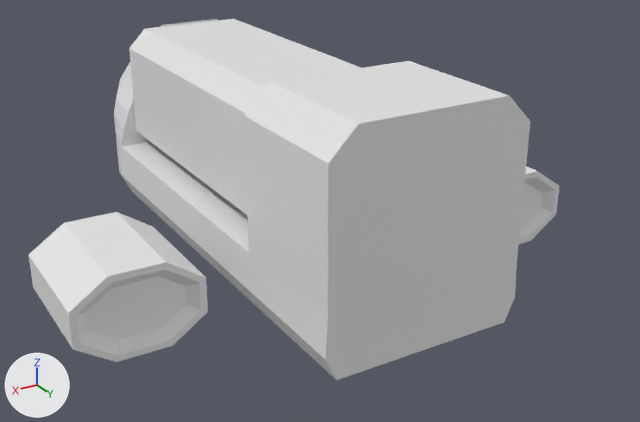
Before and after pictures for a commit that changed the Blender file animation-production.blend.
One viewpoint serves both versions: a 50 mm lens placed at (14.1, 26.8, 15.6), pointed at (-1.0, 1.7, 3.0). Arrows for +X, +Y and +Z are at lower left; the lights stay in place.

The older version as bpy lines, for what is in view:
```python
me_cube = bpy.data.meshes.new('Cube')
me_cube.from_pydata(...)  # 48 vertices, 42 faces; spans x 5.05..9.11, y 1.07..5.28, z 1.61..4.36
me_cube_002 = bpy.data.meshes.new('Cube.002')
me_cube_002.from_pydata(...)  # 12 vertices, 7 faces; spans x 0.0..2.64, y -1.0..10.52, z -1.0..3.75
me_cube_003 = bpy.data.meshes.new('Cube.003')
me_cube_003.from_pydata(...)  # 48 vertices, 36 faces; spans x 0.0..3.4, y -4.5..17.2, z -4.4..2.9
ob_cargo_container = bpy.data.objects.new('Cargo Container', me_cube_002)
ob_cargo_container.location = (0.0, -5.89, 4.62)
_m = ob_cargo_container.modifiers.new('Mirror', 'MIRROR')
_m.use_clip = True
ob_cube = bpy.data.objects.new('Cube', me_cube)
ob_cube.location = (0.0, 0.0, 0.0)
_m = ob_cube.modifiers.new('Mirror', 'MIRROR')
ob_ship_main = bpy.data.objects.new('Ship Main', me_cube_003)
ob_ship_main.location = (0.0, -7.92, 6.0)
_m = ob_ship_main.modifiers.new('Mirror', 'MIRROR')
_m.use_clip = True
```
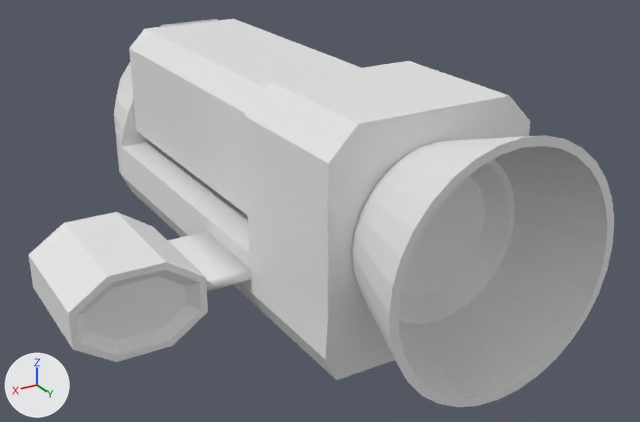
Pixel boxes [x1, y1, x2, y2] of what changed, in the pictures (640 x 422 px):
'Cylinder', added: after [352, 135, 614, 407]
'Cube.001', added: after [168, 232, 251, 291]

The change, as a list of edits to the scene's bpy script:
```text
Add me_cylinder:
    me_cylinder.from_pydata(...)  # 192 vertices, 162 faces; spans x -3.63..3.63, y -3.63..3.63, z -1.17..2.0
Add me_cube_001:
    me_cube_001.from_pydata(...)  # 32 vertices, 18 faces; spans x -0.89..0.89, y -1.72..1.72, z -0.2..0.2
    me_cube_001.polygons.foreach_set('use_smooth', [True] * 18)
Add ob_cylinder:
    ob_cylinder = bpy.data.objects.new('Cylinder', me_cylinder)
    ob_cylinder.location = (0.0, 11.29, 5.42)
    ob_cylinder.rotation_euler = (1.571, 0.0, 0.0)  # degrees (90, 0, 0)
Add ob_cube_001:
    ob_cube_001 = bpy.data.objects.new('Cube.001', me_cube_001)
    ob_cube_001.location = (4.19, 3.14, 2.98)
    _m = ob_cube_001.modifiers.new('Mirror', 'MIRROR')
    _m.mirror_object = ob_ship_main
```
